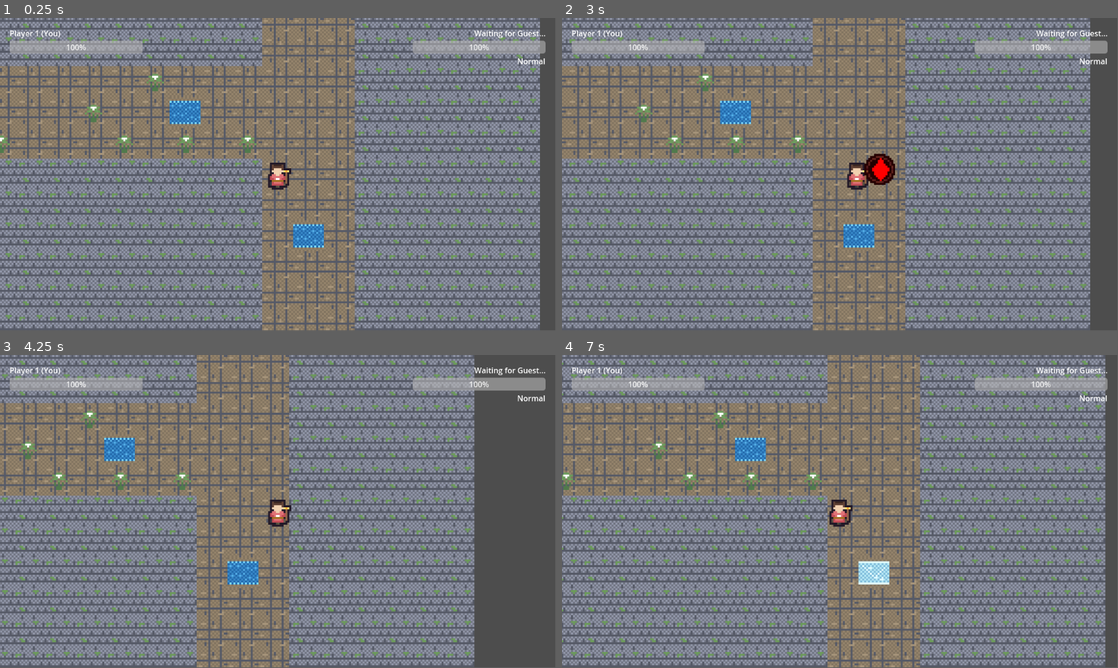
Above: before the commit, frames 1-4 (two rows, left to right).
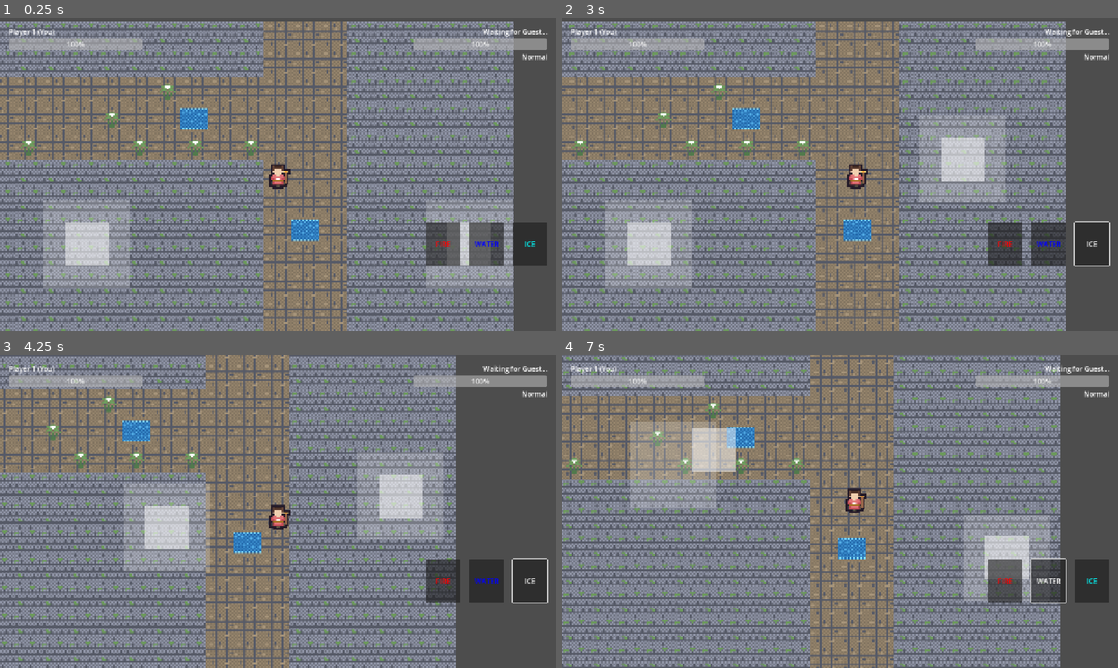
Above: after the commit, the same moments.

Repository: dravog7/Elemental-Runner
Game: Godot game, scene res://Scenes/Level/Main.tscn
Two runs of this game, one before a commit and one after it. Both use one fixed random seed, a clock stepped at 60 frames per second and the inputs below. This scene is started directly instead of the project's main scene.
Inputs (mouse positions are in pixels of both pictures, inside the frame that each line leads up to):
- Up to frame 1 (0.25 s): no input
- Up to frame 2 (3 s): click (1006, 243) at 0.5 s, where only the run after the commit has a clickable "FIRE"; click (1045, 243) at 1.25 s, where only the run after the commit has a clickable "WATER"; click (1090, 243) at 2 s, where only the run after the commit has a clickable "ICE"; tap Enter at 2.75 s; move the mouse to (962, 158) at 2.77 s; hold Right (ui_right) from 2.78 s (still down); tap 1 at 2.85 s; click (962, 158) at 2.92 s
- Up to frame 3 (4.25 s): release Right (ui_right) at 3.5 s; drag from (166, 527) to (250, 574) at 3.52 s
- Up to frame 4 (7 s): move the mouse to (895, 442) at 4.27 s; hold Right (ui_right) 4.28-5 s; tap 3 at 4.35 s; click (895, 442) at 4.42 s; drag from (812, 574) to (673, 464) at 5.02 s; move the mouse to (1006, 558) at 5.77 s; hold Left (ui_left) 5.78-6.5 s; tap 2 at 5.85 s; click (1006, 558) at 5.92 s; drag from (673, 464) to (756, 433) at 6.52 s
In our replay, the window is 799x449 before the commit and 800x450 after it. These sizes can differ from the game's own. Grey fills any space a smaller window leaves; there, only what the larger window draws over its background counts as a difference.

The runs differ from the first frame. In frame 1, 57% of the frame differs, in the area x 0-99%, y 0-100%; in frame 2, 57%; in frame 3, 54%; in frame 4, 64%, in the area x 0-100%, y 0-100%.

Commit message:
Improve performance for mobile, Input UI fix.

Diff:
--- /dev/null
+++ b/Scenes/UI/MobileControls.tscn
@@ -0,0 +1,60 @@
+[gd_scene load_steps=2 format=3 uid="uid://mobile_ui"]
+
+[ext_resource type="Script" path="res://Scripts/UI/MobileControls.gd" id="1_mob"]
+
+[node name="MobileControls" type="CanvasLayer"]
+layer = 10
+script = ExtResource("1_mob")
+
+[node name="LeftBase" type="ColorRect" parent="."]
+offset_right = 200.0
+offset_bottom = 200.0
+color = Color(1, 1, 1, 0.2)
+
+[node name="LeftKnob" type="ColorRect" parent="."]
+offset_right = 100.0
+offset_bottom = 100.0
+color = Color(1, 1, 1, 0.5)
+
+[node name="RightBase" type="ColorRect" parent="."]
+offset_right = 200.0
+offset_bottom = 200.0
+color = Color(1, 1, 1, 0.2)
+
+[node name="RightKnob" type="ColorRect" parent="."]
+offset_right = 100.0
+offset_bottom = 100.0
+color = Color(1, 1, 1, 0.5)
+
+[node name="ElementButtons" type="HBoxContainer" parent="."]
+anchors_preset = 3
+anchor_left = 1.0
+anchor_top = 1.0
+anchor_right = 1.0
+anchor_bottom = 1.0
+offset_left = -300.0
+offset_top = -250.0
+offset_right = -20.0
+offset_bottom = -150.0
+grow_horizontal = 0
+grow_vertical = 0
+alignment = 2
+theme_override_constants/separation = 20
+
+[node name="FireBtn" type="Button" parent="ElementButtons"]
+custom_minimum_size = Vector2(80, 80)
+layout_mode = 2
+theme_override_colors/font_color = Color(1, 0, 0, 1)
+text = "FIRE"
+
+[node name="WaterBtn" type="Button" parent="ElementButtons"]
+custom_minimum_size = Vector2(80, 80)
+layout_mode = 2
+theme_override_colors/font_color = Color(0, 0, 1, 1)
+text = "WATER"
+
+[node name="IceBtn" type="Button" parent="ElementButtons"]
+custom_minimum_size = Vector2(80, 80)
+layout_mode = 2
+theme_override_colors/font_color = Color(0, 1, 1, 1)
+text = "ICE"
--- a/Scripts/Core/MainGame.gd
+++ b/Scripts/Core/MainGame.gd
@@ -15,6 +15,9 @@
 
 	var ui_scene = preload("res://Scenes/UI/GameUI.tscn")
 	add_child(ui_scene.instantiate())
+
+	var mob_scene = preload("res://Scenes/UI/MobileControls.tscn")
+	add_child(mob_scene.instantiate())
 
 	NetworkManager.network_interface.server_disconnected.connect(func():
 		GameManager.disconnect_reason = "Server Disconnected!"
--- a/Scripts/Player/PlayerController.gd
+++ b/Scripts/Player/PlayerController.gd
@@ -19,6 +19,7 @@
 		set_multiplayer_authority(peer_id)
 
 func _ready():
+	add_to_group("player")
 	var peer_id: int = name.to_int()
 	ERLogger.debug("PlayerController _ready() mapping for Peer ID: " + str(peer_id))
 
@@ -103,6 +104,14 @@
 	var shoot_dir = (mouse_pos - global_position).normalized()
 	rpc("spawn_projectile", elem, shoot_dir)
 
+func set_active_element(elem: int):
+	if is_multiplayer_authority():
+		active_element = elem
+
+func shoot_from_virtual(aim_dir: Vector2):
+	if is_multiplayer_authority():
+		rpc("spawn_projectile", active_element, aim_dir)
+
 @rpc("any_peer", "call_local")
 func spawn_projectile(elem: int, shoot_dir: Vector2):
 	if projectile_scene == null: return
--- a/Scripts/UI/GameUI.gd
+++ b/Scripts/UI/GameUI.gd
@@ -10,6 +10,21 @@
 
 var local_player: Node2D
 var remote_player: Node2D
+
+func _ready():
+	apply_safe_area()
+
+func apply_safe_area():
+	var safe_area = DisplayServer.get_display_safe_area()
+	var window_size = DisplayServer.window_get_size()
+	if safe_area != Rect2i() and window_size != Vector2i():
+		var viewport_size = get_viewport().get_visible_rect().size
+		var scale_ratio = viewport_size / Vector2(window_size)
+		var margin = get_node("MarginContainer")
+		margin.add_theme_constant_override("margin_top", safe_area.position.y * scale_ratio.y + 20)
+		margin.add_theme_constant_override("margin_left", safe_area.position.x * scale_ratio.x + 20)
+		margin.add_theme_constant_override("margin_right", (window_size.x - safe_area.end.x) * scale_ratio.x + 20)
+		margin.add_theme_constant_override("margin_bottom", (window_size.y - safe_area.end.y) * scale_ratio.y + 20)
 
 func _process(_delta):
 	var players_node = get_node_or_null("/root/Main/Players")
--- /dev/null
+++ b/Scripts/UI/MobileControls.gd
@@ -0,0 +1,114 @@
+extends CanvasLayer
+
+var left_touch_id = -1
+var right_touch_id = -1
+
+var left_center = Vector2(200, 520)
+var right_center = Vector2(1080, 520)
+var joy_radius = 100.0
+
+var move_vector = Vector2.ZERO
+var aim_vector = Vector2.ZERO
+var is_aiming = false
+
+@onready var left_knob = $LeftKnob
+@onready var right_knob = $RightKnob
+@onready var element_buttons = $ElementButtons
+
+func _ready():
+	if not OS.has_feature("mobile") and not DisplayServer.is_touchscreen_available():
+		hide()
+		set_process_input(false)
+		return
+
+	$ElementButtons/FireBtn.pressed.connect(func(): get_tree().call_group("player", "set_active_element", 1))
+	$ElementButtons/WaterBtn.pressed.connect(func(): get_tree().call_group("player", "set_active_element", 2))
+	$ElementButtons/IceBtn.pressed.connect(func(): get_tree().call_group("player", "set_active_element", 3))
+
+	$LeftBase.position = left_center - Vector2(100, 100)
+	$RightBase.position = right_center - Vector2(100, 100)
+	left_knob.position = left_center - Vector2(50, 50)
+	right_knob.position = right_center - Vector2(50, 50)
+
+func _input(event):
+	if event is InputEventScreenTouch:
+		if event.pressed:
+			if event.position.x < get_viewport().size.x / 2.0:
+				if left_touch_id == -1:
+					left_touch_id = event.index
+					left_center = event.position
+					$LeftBase.position = left_center - Vector2(100, 100)
+					left_knob.position = left_center - Vector2(50, 50)
+					move_vector = Vector2.ZERO
+			else:
+				if is_touching_buttons(event.position):
+					return
+
+				if right_touch_id == -1:
+					right_touch_id = event.index
+					right_center = event.position
+					$RightBase.position = right_center - Vector2(100, 100)
+					right_knob.position = right_center - Vector2(50, 50)
+					aim_vector = Vector2.ZERO
+					is_aiming = true
+		else:
+			if event.index == left_touch_id:
+				left_touch_id = -1
+				move_vector = Vector2.ZERO
+				Input.action_release("ui_left")
+				Input.action_release("ui_right")
+				Input.action_release("ui_up")
+				Input.action_release("ui_down")
+				left_knob.position = left_center - Vector2(50, 50)
+			elif event.index == right_touch_id:
+				right_touch_id = -1
+				if is_aiming and aim_vector.length() > 0.1:
+					get_tree().call_group("player", "shoot_from_virtual", aim_vector)
+				is_aiming = false
+				aim_vector = Vector2.ZERO
+				right_knob.position = right_center - Vector2(50, 50)
+
+	elif event is InputEventScreenDrag:
+		if event.index == left_touch_id:
+			var dir = event.position - left_center
+			if dir.length() > joy_radius:
+				dir = dir.normalized() * joy_radius
+			left_knob.position = left_center + dir - Vector2(50, 50)
+			move_vector = dir / joy_radius
+			update_left_input()
+		elif event.index == right_touch_id:
+			var dir = event.position - right_center
+			if dir.length() > joy_radius:
+				dir = dir.normalized() * joy_radius
+			right_knob.position = right_center + dir - Vector2(50, 50)
+			aim_vector = dir / joy_radius
+
+func is_touching_buttons(pos: Vector2) -> bool:
+	for btn in element_buttons.get_children():
+		var rect = Rect2(btn.global_position, btn.size)
+		if rect.has_point(pos):
+			btn.pressed.emit()
+			return true
+	return false
+
+func update_left_input():
+	var threshold = 0.3
+	if move_vector.x < -threshold:
+		Input.action_press("ui_left")
+		Input.action_release("ui_right")
+	elif move_vector.x > threshold:
+		Input.action_press("ui_right")
+		Input.action_release("ui_left")
+	else:
+		Input.action_release("ui_left")
+		Input.action_release("ui_right")
+
+	if move_vector.y < -threshold:
+		Input.action_press("ui_up")
+		Input.action_release("ui_down")
+	elif move_vector.y > threshold:
+		Input.action_press("ui_down")
+		Input.action_release("ui_up")
+	else:
+		Input.action_release("ui_up")
+		Input.action_release("ui_down")
--- a/project.godot
+++ b/project.godot
@@ -21,9 +21,26 @@
 GameManager="*res://Scripts/Core/GameManager.gd"
 ServerBrowser="*res://Scripts/Networking/ServerBrowser.gd"
 
+[display]
+
+window/size/viewport_width=1280
+window/size/viewport_height=720
+window/stretch/mode="canvas_items"
+window/stretch/aspect="expand"
+window/handheld/orientation=6
+
 [dotnet]
 
 project/assembly_name="Elemental Runner"
+
+[input_devices]
+
+pointing/emulate_touch_from_mouse=true
+pointing/emulate_mouse_from_touch=true
+
+[physics]
+
+common/physics_ticks_per_second=45
 
 [rendering]
 
Not shown, added: Scripts/UI/MobileControls.gd.uid
